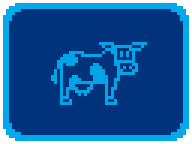
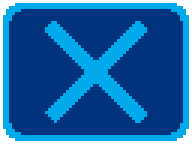
Before/after of a 192×144 layered artwork. What changed in the layer stack:
added layer "Exit" above "Cow" over 45, 21, 147, 123
renamed "Capa 9" to "Cow", hid it over 51, 42, 147, 105
